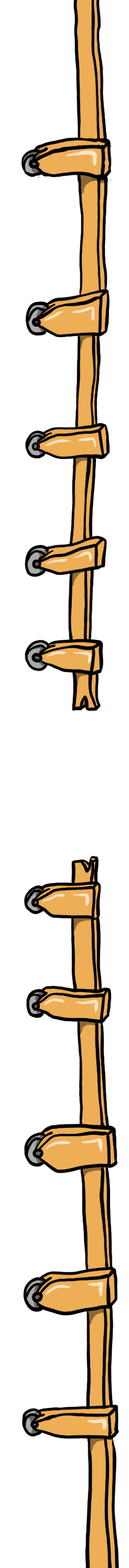
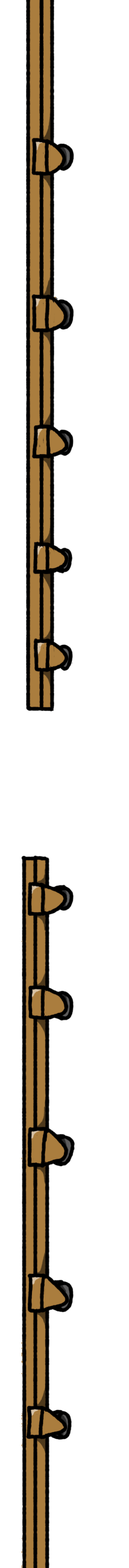
Before/after of a (129, 1568) layered artwork. What changed in the layer stack:
added layer "Ebene 16" above "Ebene 19" over 20, 0, 76, 1568
added layer "Ebene 19" (54%) above "Ebene 18" over 28, 111, 70, 1461
added layer "Ebene 18" above "Ebene 17" over 51, 142, 83, 1440
added layer "Ebene 17" above "Gruppe 2" over 21, 0, 74, 1568
hid group "Gruppe 2" (4 layers) over 20, 0, 119, 1568
